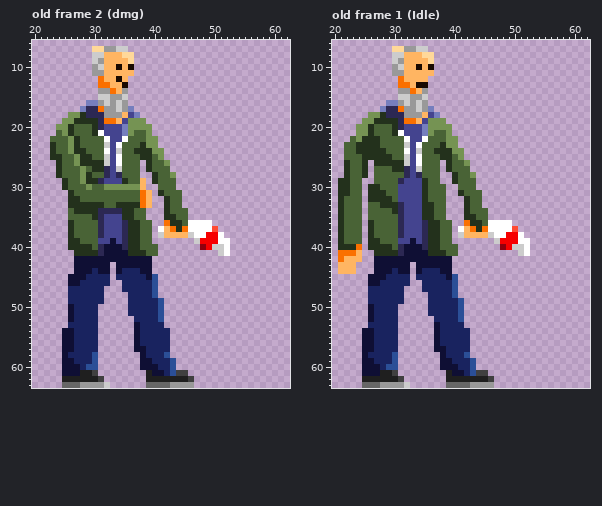
Two versions of one pixel-art file, Characters/Brek/brek_ingame.aseprite. Above: the version before the commit.
64x64 pixels, 7 frames. Colours within 5 levels of each other are drawn and written as one. Shown: old frame 2 (dmg): x 20..62, y 6..63; old frame 1 (Idle): x 20..62, y 6..63. The commit also changed other frames, which this record leaves out.
New version:
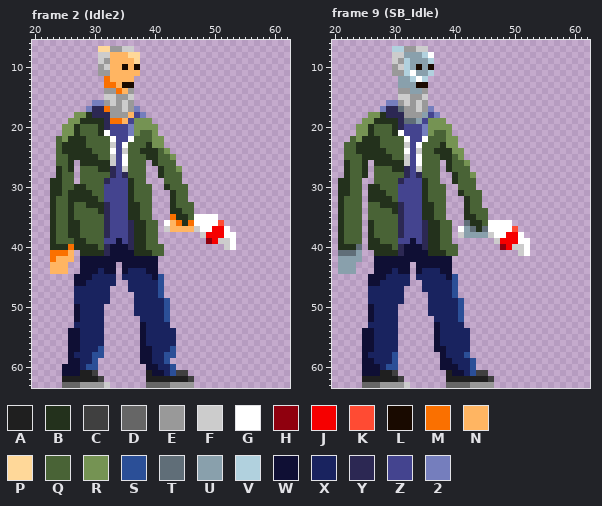
Palette (. is transparent): A #1f1f1f  B #23311c  C #404040  D #666666  E #999999  F #cccccc  G #ffffff  H #8f000e  J #f60000  K #ff4b33  L #190a00  M #fa7000  N #ffb562  P #ffd899  Q #496336  R #759353  S #2b4f97  T #606e78  U #89a0ac  V #b1d1de  W #0f0f34  X #19235f  Y #2c2853  Z #44448f  2 #757ebd
A new or re-ordered frame is compared with the old frame closest to it.
From old to new:
frames 7 -> 12
Changed rows in their new state; - is an unchanged pixel.
Frame 2 (Idle2) is new; against old frame 2 (dmg), layer "Brek":
first column x 23:
 7 -------.-P-E-F-----------------
 8 -------.-F--N-P----------------
 9 -------.FE---NP----------------
10 -------.EF-NLNL----------------
11 -------.-E----N----------------
12 --------.M-N-N-----------------
13 --------.-M--L-----------------
14 --------.-EMNE-----------------
15 --------.-F-EF-----------------
16 ------.-2EFEFE-----------------
17 -----.2-YM-EFE2----------------
18 ---.-RB--Y--ENZ2---------------
19 --.-R---BY-MNZ--R--------------
20 -.-RB--QBY--Z2---R-------------
21 -.-RB--QBG--Z2R-QR-------------
22 .-RB-B---QG-ZG--Q-R------------
23 .-BB-B---QFZG--QB-R------------
24 .-BB--B--QGZF-Q--BQR-----------
25 .Q-BB--B-QFZG--Q-BQQR----------
26 -Q-B.----BFZG--Q.B-QQ----------
27 ---B.Q-Q-BYZF--Q..B-QR---------
28 ----.QQ--QYZY--Q-.B-QQ---------
29 BBQ-.QQQQY--ZB-Q-..--Q---------
30 BBQ-BBQ--ZZZZBQQQ-.B-QQ--------
31 BBQ-BBB--ZZZZB-QQ-..B-Q--------
32 BQQ--BBB-ZZZZB-QQ--.B-Q--------
33 BQQ-QQ---YZZZ--QQ--.B-QQ-------
34 BQQBQQQQB-ZZZ-B-Q--.BB-Q-------
35 BQQB---QQY--Z-B-Q--.MBBQGGGG---
36 BQQ-B---QY--ZY-B-Q-GNMBM---GK--
37 BQQ-B---QY--ZY-B-Q.FNNNNF--JJG-
38 BQQ-B---QY--ZY-B-Q.......F--JGG
39 BQQQ-B--Q-ZWZY-B-Q------..H-FFG
40 BBBM---BQY--WY-B--Q------....FG
41 MMMN.---BY---W--B-Q---------..-
42 MNNN.------------W-------------
43 NNN-.-----W.-----W-------------
44 NNN-.--WX-W.W--X-W-------------
45 ---.--W---X.----XWS------------
46 ---.-W----X-.----XS------------
47 ---.-----X--.----XS------------
48 ---.-----X---.---XS------------
49 ---.-----X---.----XS-----------
50 ---.W---X----.----XS-----------
51 ---.W---X----.----XS-----------
52 ---.W---X-----.---XS-----------
53 ---.----X-----.W---X-----------
54 --.-W---X-----.W----X----------
55 --.-W---X-----.W----X----------
56 --.-W---X-----.W----X----------
57 --.-W---S-----.-W---S----------
58 --.W----S-------W---S----------
59 --.-W--------------S.----------
60 ---------------.---------------
Frame 9 (SB_Idle) is new; against old frame 1 (Idle), layer "Brek":
first column x 30:
 7 VV-----
 8 --UUUVG
 9 --VUUUV
10 --VU-U-
11 --VGUUV
12 -UUVGV-
13 -UUU---
14 ---UU--
17 -T-----
18 -----U-
19 --TTU--
first column x 21:
36 ---------------------T---
37 ---------------------UT-T
38 ---------------------UUUU
40 ---T---------------------
41 TTTU---------------------
42 UUUU---------------------
43 UUU----------------------
44 UUU----------------------
Boxes around the changes in both pictures, in picture pixels (x1, y1, x2, y2):
changed: (50, 46, 236, 370)
changed: (392, 46, 434, 124)
changed: (464, 220, 488, 238)
changed: (338, 244, 362, 274)
